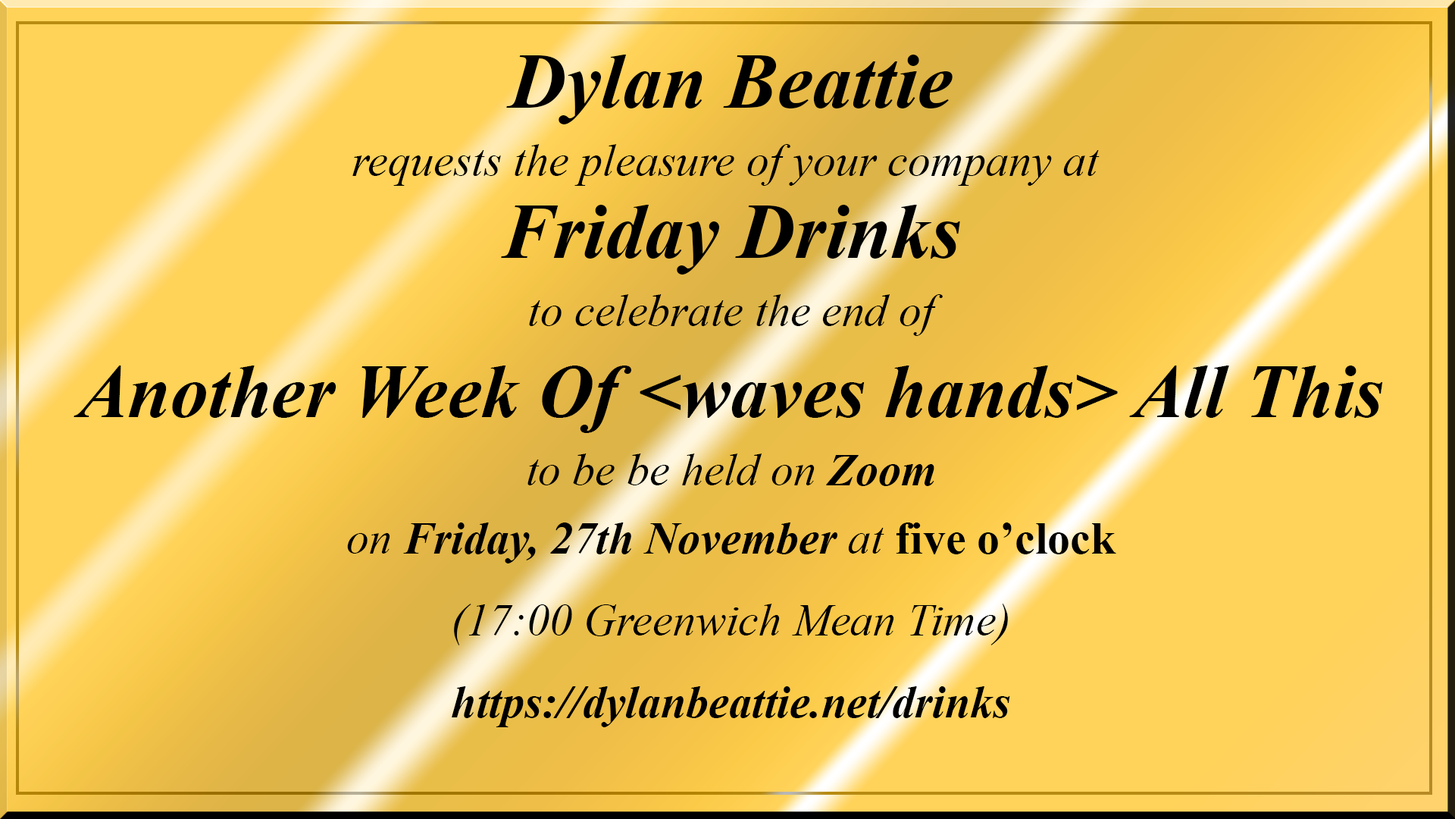
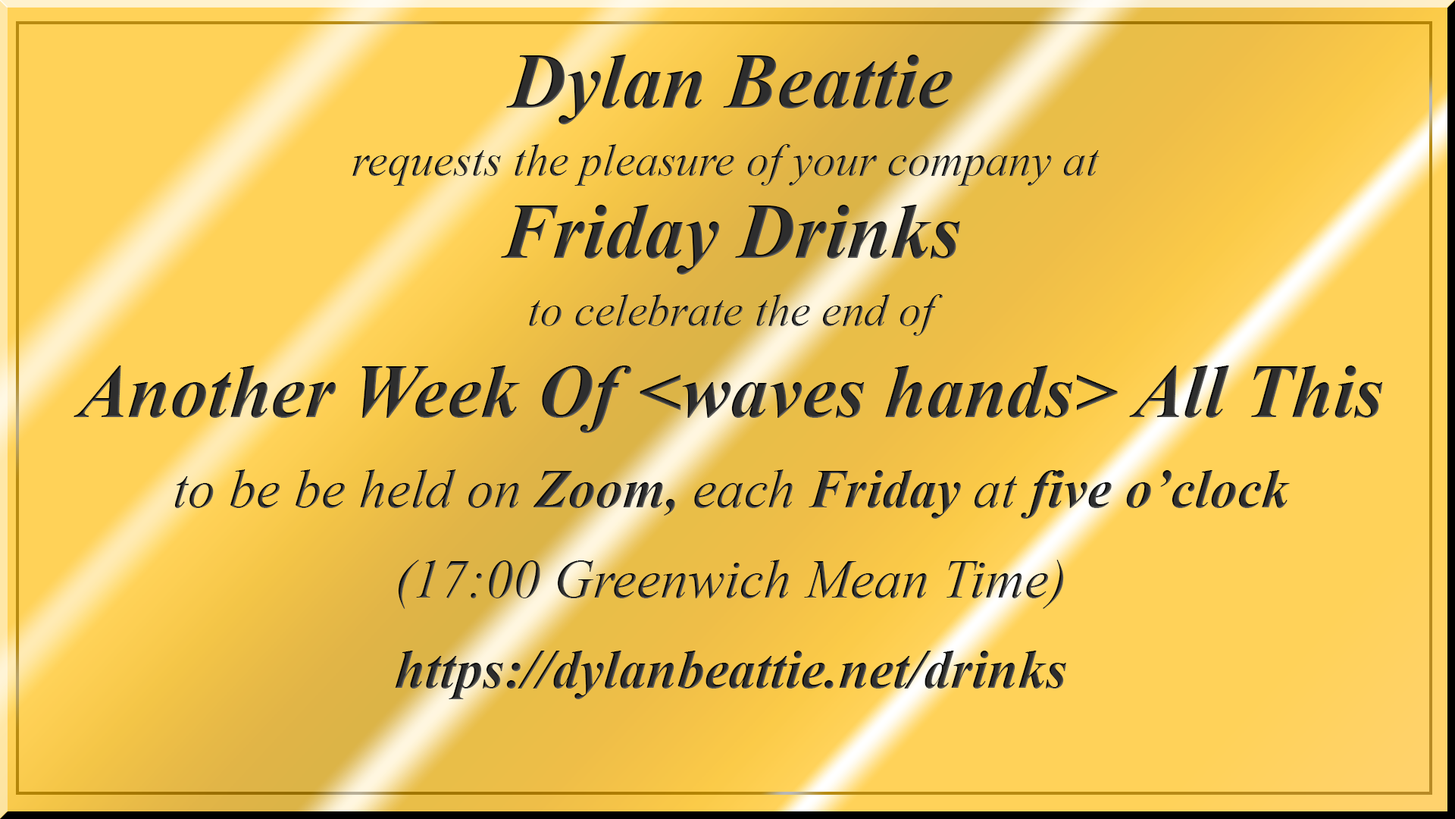
The second 1455px x 819px image is a revision of the first. Changes to its layers:
painted on "Dylan Beattie requests the pleasure of your company at Friday" over <box>175,453,1291,727</box>
